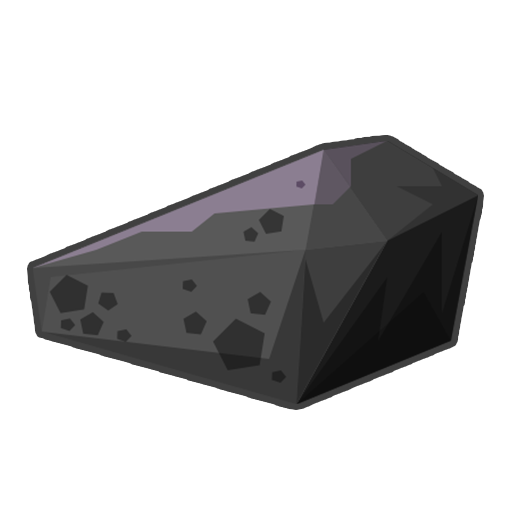
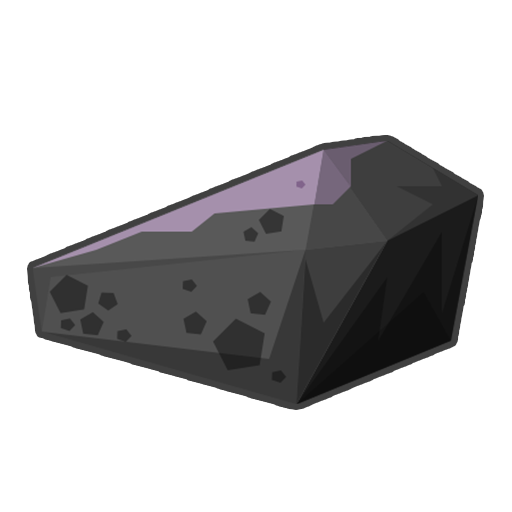
Comparing the layer stacks of the two 512px x 512px images. Changes:
painted on "Silicon" over [33,141,387,268]
